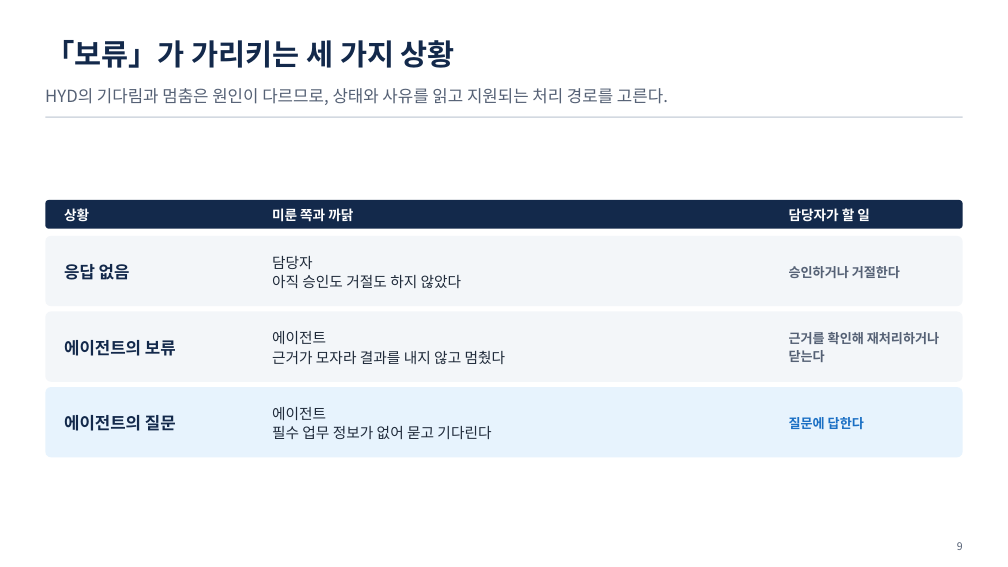
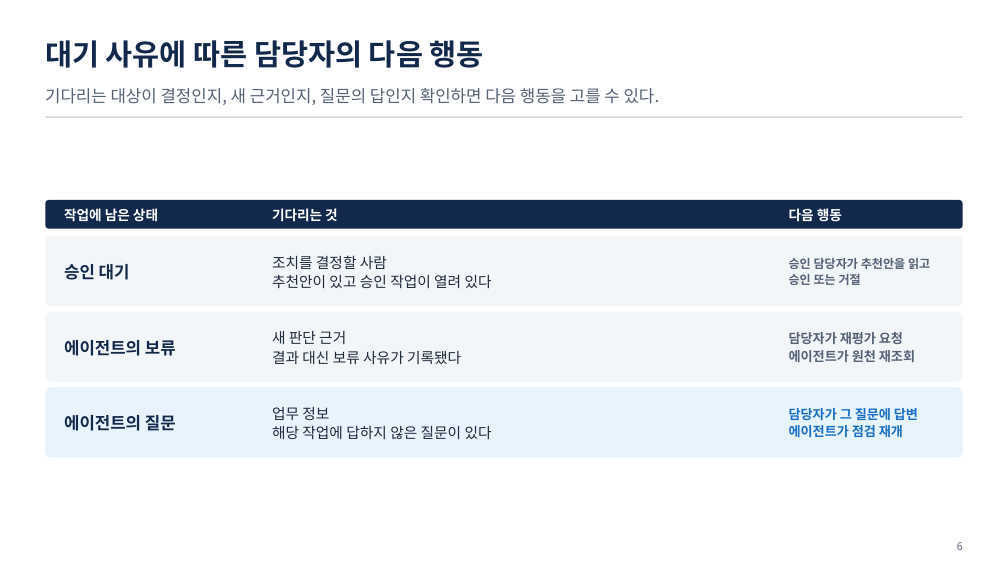
Before and after one commit to uengine-oss/hyd-iot-edu, a slide deck: slide 6 of workspace/강의제작/산출물/통합반/이론_오프라인/07회차/통합반_오프라인_07회차.pptx (slide 9 before the commit). Drawn at 1008x567 pixels with LibreOffice and Linux fonts; fonts in the diff are those of the drawing. Boxes give left, top, right and bottom in pixels: in the first picture for what was removed or moved away, otherwise in the second. Text is boxed around its words. In the diff, an @@ line names an element or a change of style, - is before the commit and + after.

Commit message:
통합반 현장 7회차 1~9장 승인 역할·결정 근거와 현장 질문을 확정

```diff
--- a/workspace/강의제작/산출물/통합반/이론_오프라인/07회차/통합반_오프라인_07회차.pptx
+++ b/workspace/강의제작/산출물/통합반/이론_오프라인/07회차/통합반_오프라인_07회차.pptx
@@ text at [45,40,484,68]: text changed @@
-「보류」가 가리키는 세 가지 상황
+대기 사유에 따른 담당자의 다음 행동
@@ text at [45,88,660,105]: text changed @@
-HYD의 기다림과 멈춤은 원인이 다르므로, 상태와 사유를 읽고 지원되는 처리 경로를 고른다.
+기다리는 대상이 결정인지, 새 근거인지, 질문의 답인지 확인하면 다음 행동을 고를 수 있다.
@@ text at [64,208,158,222]: text changed @@
-상황
+작업에 남은 상태
@@ text at [272,208,338,222]: text changed @@
-미룬 쪽과 까닭
+기다리는 것
@@ text at [789,208,842,222]: text changed @@
-담당자가 할 일
+다음 행동
@@ text at [64,264,130,280]: text changed @@
-응답 없음
+승인 대기
@@ text at [272,255,492,288]: text changed @@
-담당자
-아직 승인도 거절도 하지 않았다
+조치를 결정할 사람
+추천안이 있고 승인 작업이 열려 있다
@@ text at [789,258,930,285]: text changed; size 12.5 to 11.5 pt @@
-승인하거나 거절한다
+승인 담당자가 추천안을 읽고
+승인 또는 거절
@@ text at [272,331,461,364]: text changed @@
-에이전트
-근거가 모자라 결과를 내지 않고 멈췄다
+새 판단 근거
+결과 대신 보류 사유가 기록됐다
@@ text at [789,332,915,362]: text changed @@
-근거를 확인해 재처리하거나
-닫는다
+담당자가 재평가 요청
+에이전트가 원천 재조회
@@ text at [272,407,492,439]: text changed @@
-에이전트
-필수 업무 정보가 없어 묻고 기다린다
+업무 정보
+해당 작업에 답하지 않은 질문이 있다
@@ text at [789,408,918,437]: text changed @@
-질문에 답한다
+담당자가 그 질문에 답변
+에이전트가 점검 재개
@@ text at [957,542,963,550]: text changed @@
-9
+6
```
Also in this commit, not shown: 5 other slides changed, 3 slides added, 3 slides removed, 11 other files.
